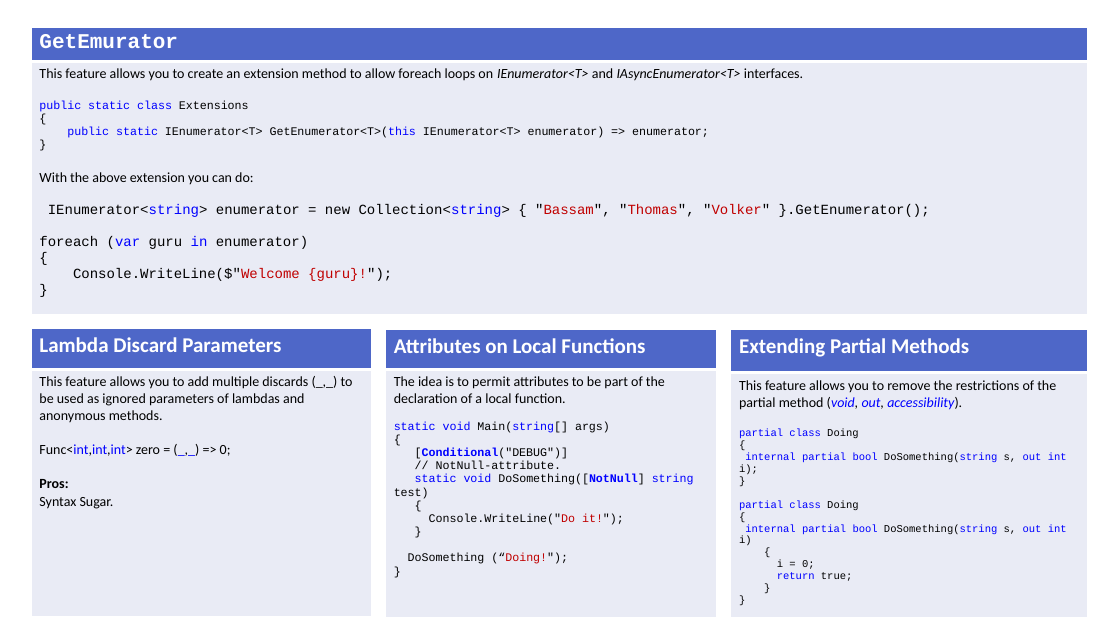
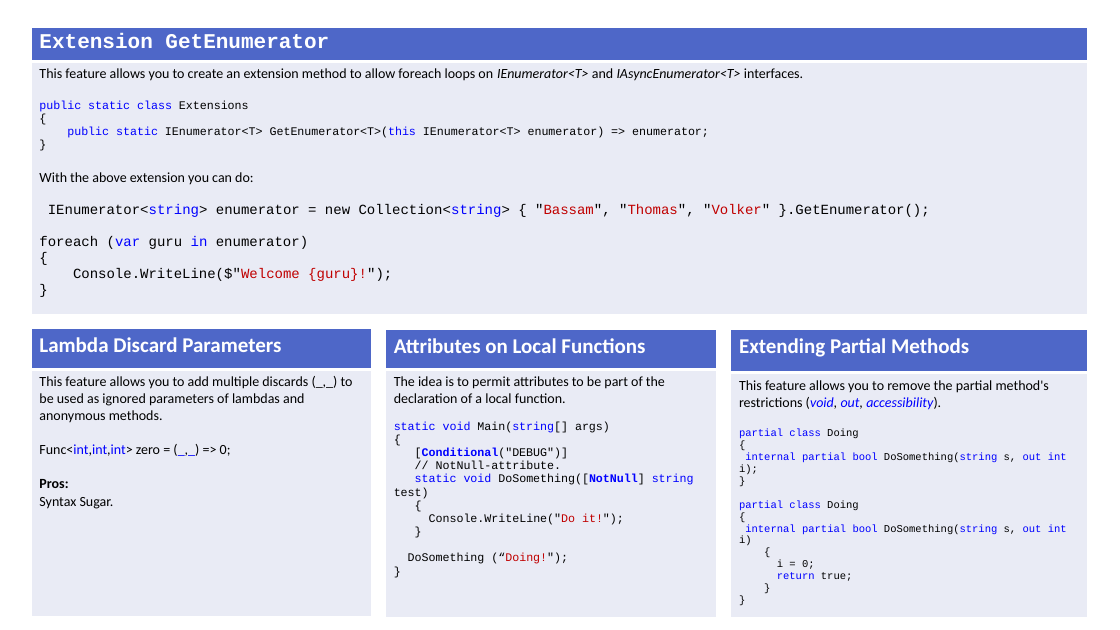
Before and after one commit to alugili/CSharp-9-CheatSheet, a slide deck: slide 4 of CSharp_9_CheatSheet.pptx. Drawn at 1120x630 pixels with LibreOffice and Linux fonts; fonts in the diff are those of the drawing. Boxes give left, top, right and bottom in pixels: in the first picture for what was removed or moved away, otherwise in the second. Text is boxed around its words. In the diff, an @@ line names an element or a change of style, - is before the commit and + after.

```diff
--- a/CSharp_9_CheatSheet.pptx
+++ b/CSharp_9_CheatSheet.pptx
@@ table at <box>31,27,1088,315</box> @@
-row 1, column 1: GetEmurator
+row 1, column 1: Extension GetEnumerator
@@ table at <box>731,329,1088,618</box> @@
-row 2, column 1: This feature allows you to remove the restrictions of the partial method (void, out, accessibility). / partial class Doing / { / internal partial bool DoSomething(string s, out int i); / } / partial class Doing / { / internal partial bool DoSomething(string s, out int i) / { / i = 0; / return true; / } / }
+row 2, column 1: This feature allows you to remove the partial method's restrictions (void, out, accessibility). / partial class Doing / { / internal partial bool DoSomething(string s, out int i); / } / partial class Doing / { / internal partial bool DoSomething(string s, out int i) / { / i = 0; / return true; / } / }
```
Also in this commit, not shown: 4 other slides changed, 1 other file.
